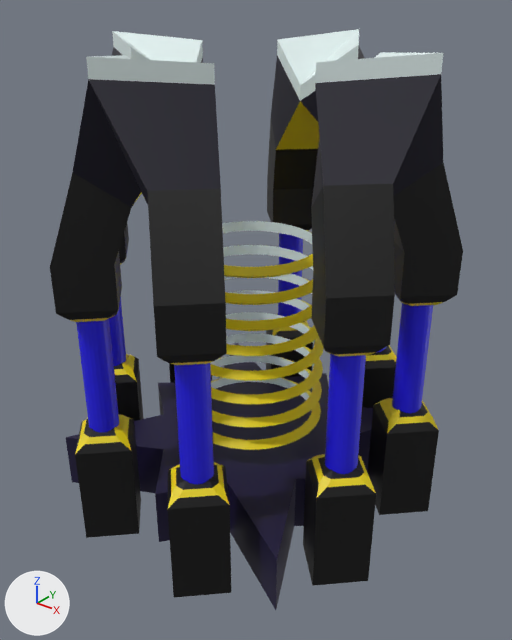
The Blender file devsrc/blender_files/jdeivid/ruina/v3/tower_1.blend: old version first, new version second.
Both versions are drawn from a 50 mm camera at (155.0, -192.0, 168.0) aimed at (5.0, -3.0, 51.0). Lighting does not change. The marker at lower left points along +X, +Y and +Z. The older version comes first.

Names of what the first picture shows: 'tower_1'.
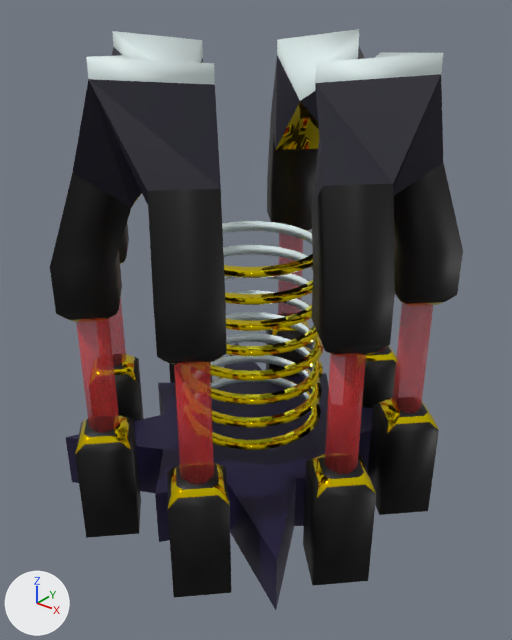
Where the change shows, as pixel boxes (x1, y1, x2, y2) in the pictures (512 x 640 px):
'tower_1', shading changed, recoloured: (72, 29, 463, 529) in both
part 1 of me_tower_1, shading changed: (72, 29, 463, 529) in both
part 2 of me_tower_1, recoloured (blue): before (76, 233, 433, 485)

The change, as a diff of the scene's bpy script:
```diff
--- a/devsrc/blender_files/jdeivid/ruina/v3/tower_1.blend.py
+++ b/devsrc/blender_files/jdeivid/ruina/v3/tower_1.blend.py
@@ img_c_invasion_wrangler_laser_png @@
+img_c_invasion_wrangler_laser_png = load_image('c_invasion_wrangler_laser.png', '../c_invasion_wrangler_laser.png', 16, 16, 'sRGB')
@@ mat_c_invasion_wrangler_laser @@
+mat_c_invasion_wrangler_laser = principled_material('c_invasion_wrangler_laser')
+mat_c_invasion_wrangler_laser.texture = img_c_invasion_wrangler_laser_png  # with its transparency
@@ mat_gold_player @@
+mat_gold_player = principled_material('gold_player')
+mat_gold_player.base_color = (0.8, 0.635, 0.0)  # yellow #e7d100
+mat_gold_player.metallic = 1.0
+mat_gold_player.roughness = 0.0
@@ me_tower_1 @@
 me_tower_1.from_pydata(...)  # 466 vertices, 846 faces; spans x -71.0..0.0, y -71.0..0.0, z -23.0..149.0
 # used by ob_tower_1; location = (0.0, 0.0, 0.0)
-me_tower_1.materials.append(mat_c_frying_pan_gold)  # yellow #e7d100
+# me_tower_1 part 1: edges marked sharp go from 837 to 53
+# me_tower_1 part 2: all 184 faces that had it switch from mat_blue (blue #1c13e7) to mat_c_invasion_wrangler_laser (picture img_c_invasion_wrangler_laser_png)
 me_tower_1.materials.append(mat_painted_wood_01)
@@ me_tower_1 @@
 me_tower_1.materials.append(mat_black)
+me_tower_1.materials.append(mat_gold_player)  # yellow #e7d100
```
